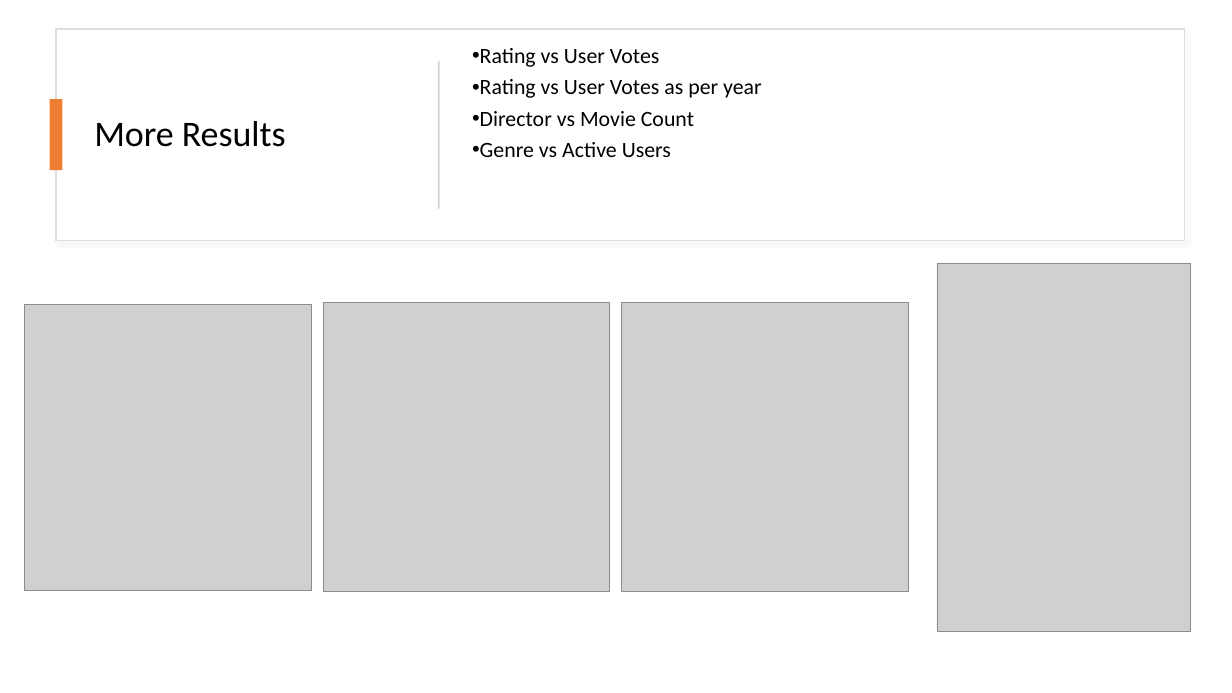
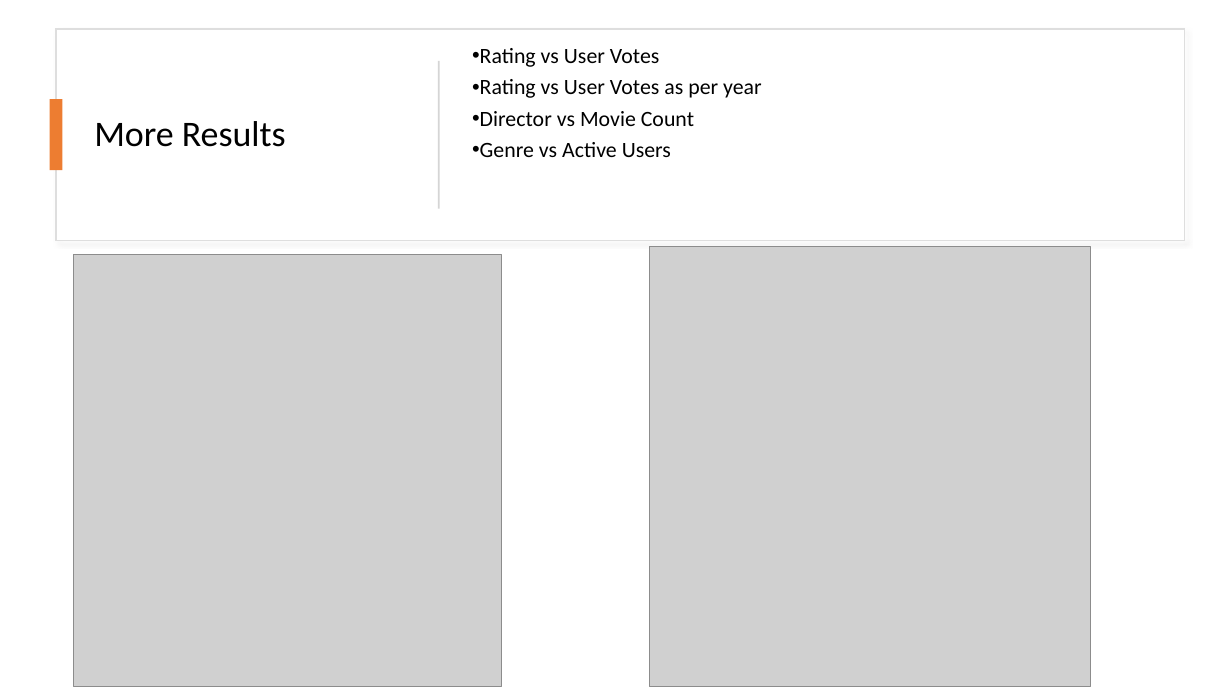
Before and after one commit to prasoons/ProjectDW, a slide deck: slide 12 of Project Presentation - Prasoon Sharma.pptx (slide 11 before the commit). Drawn at 1232x693 pixels with LibreOffice and Linux fonts; fonts in the diff are those of the drawing; grey boxes stand for pictures. Boxes give left, top, right and bottom in pixels: in the first picture for what was removed or moved away, otherwise in the second. Text is boxed around its words. In the diff, an @@ line names an element or a change of style, - is before the commit and + after.

```diff
--- a/Project Presentation - Prasoon Sharma.pptx
+++ b/Project Presentation - Prasoon Sharma.pptx
@@ picture: place and size @@
-picture at box(323, 302, 610, 592)
+picture at box(74, 254, 502, 687)
@@ picture: place and size @@
-picture at box(25, 304, 311, 590)
+picture at box(650, 247, 1091, 687)
@@ picture removed at box(937, 263, 1190, 631) @@
@@ picture removed at box(622, 302, 909, 592) @@
```
Also in this commit, not shown: 3 other slides changed, 2 slides added.
